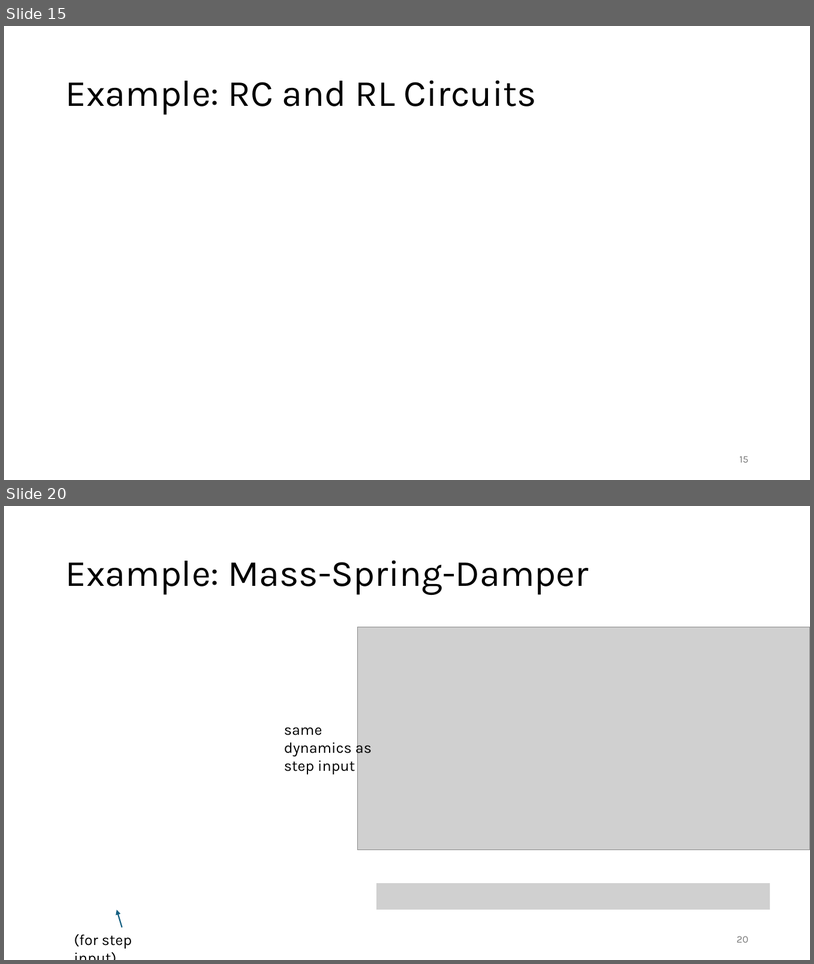
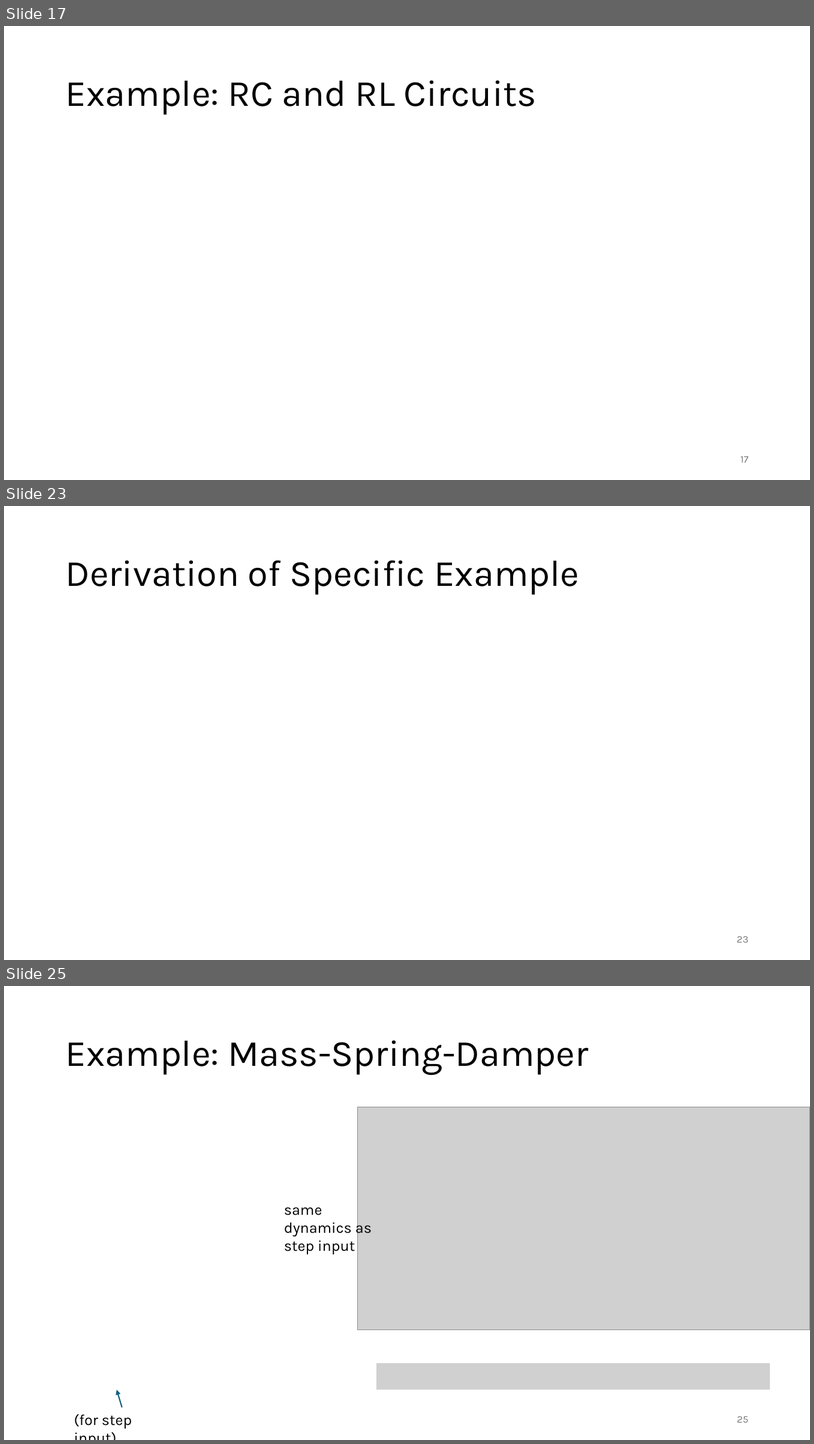
Before and after one commit to FelixWick/control_engineering, a slide deck: slides/1_systems.pptx. Shown one above the other, each under a label of ours: slides 15 and 20 before the commit, slides 17, 23 and 25 after it; the slides between them are not shown. The pictures are 814x964 and 814x1444 pixels, drawn with LibreOffice and Linux fonts; fonts in the diff are those of the drawing; grey boxes stand for pictures. Boxes give left, top, right and bottom in pixels: in the first picture for what was removed or moved away, otherwise in the second. Text is boxed around its words. In the diff, an @@ line names an element or a change of style, - is before the commit and + after.

```diff
--- a/slides/1_systems.pptx
+++ b/slides/1_systems.pptx
@@ slide 23 added at (4,506,810,960), background #FFFFFF @@
@@ title added at (65,560,579,595), 44 pt, text #000000 @@
+Derivation of Specific Example
@@ page number added at (737,936,749,942), 12 pt, text #797979 @@
+23
@@ what was slide 15 is now slide 17 @@
@@ page number at (741,456,749,462): text changed @@
-15
+17
@@ what was slide 20 is now slide 25 @@
@@ page number at (737,1416,749,1422): text changed @@
-20
+25
```
Also in this commit, not shown: 5 slides changed, 4 other slides added.
